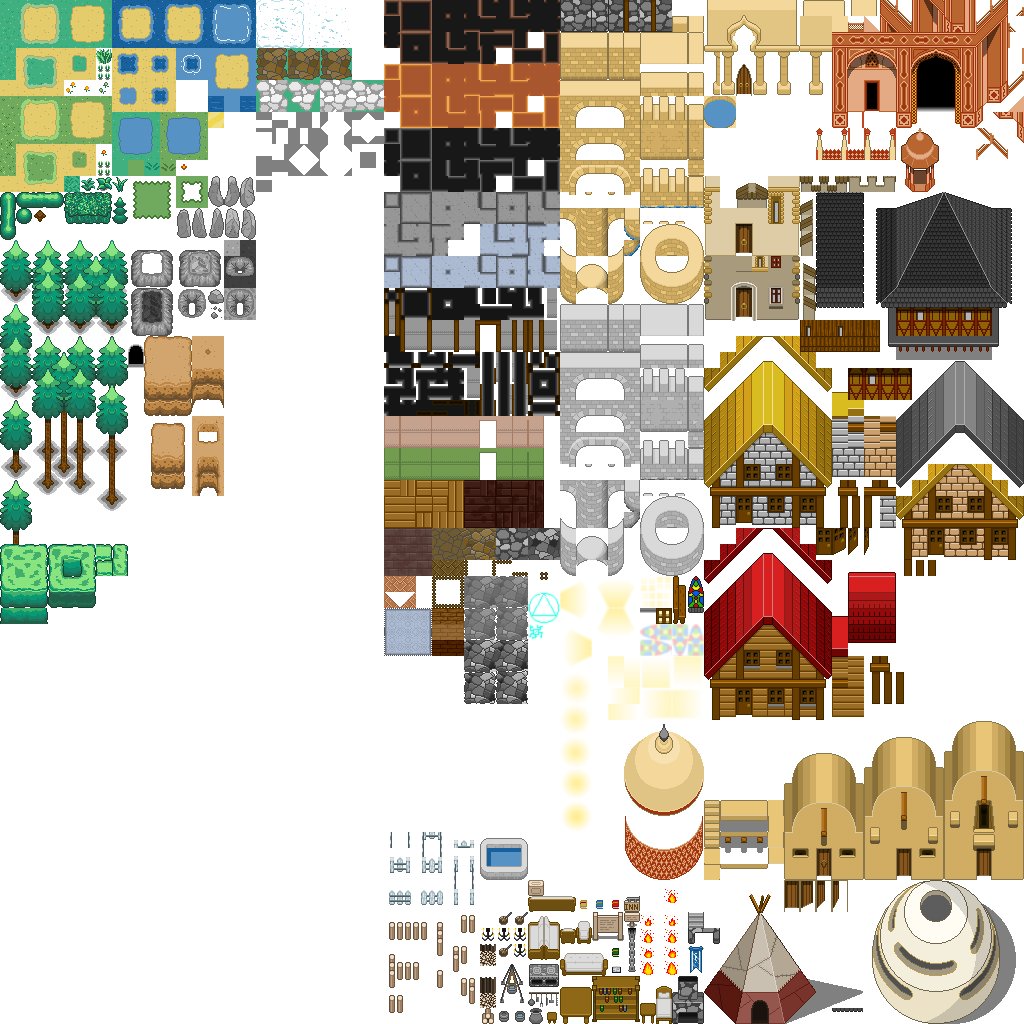
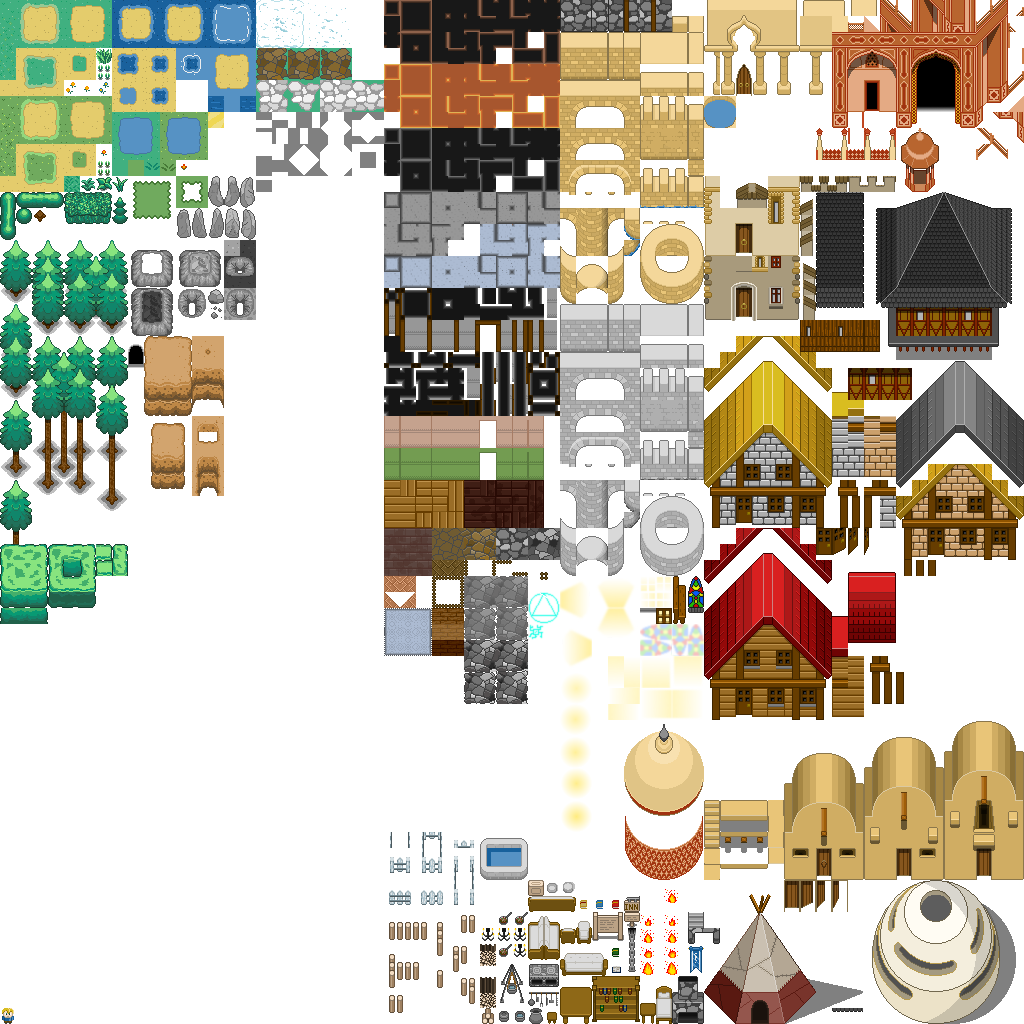
Before/after of a 1024x1024 layered artwork. What changed in the layer stack:
added layer "shadow" (25%) above "limbusdev_world2.png" over [555,882,575,893]
painted on "limbusdev_world2.png" over [2,882,573,1024]
